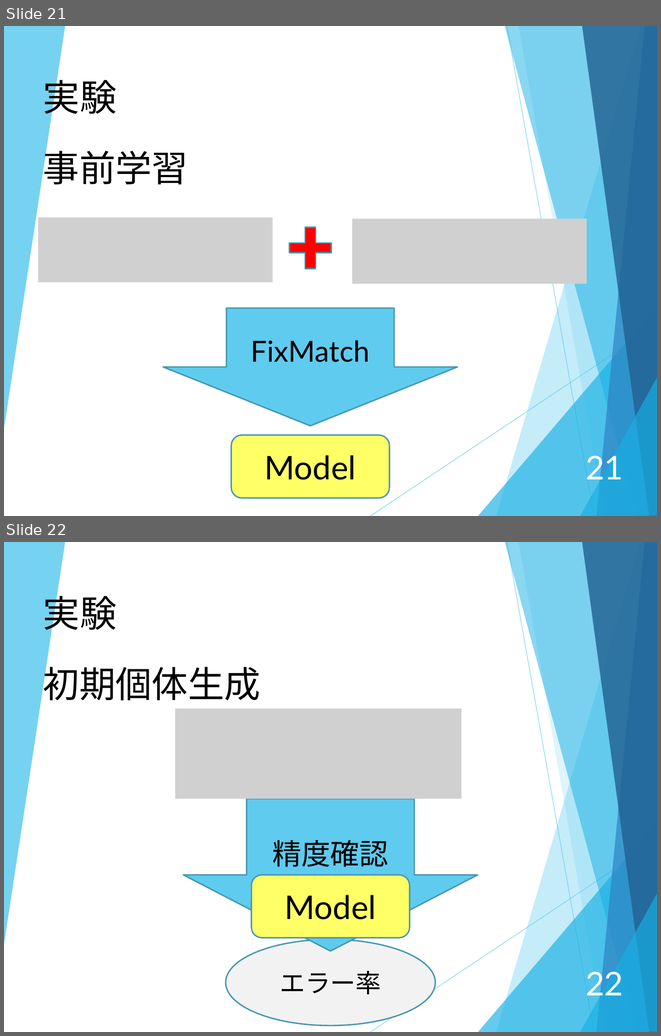
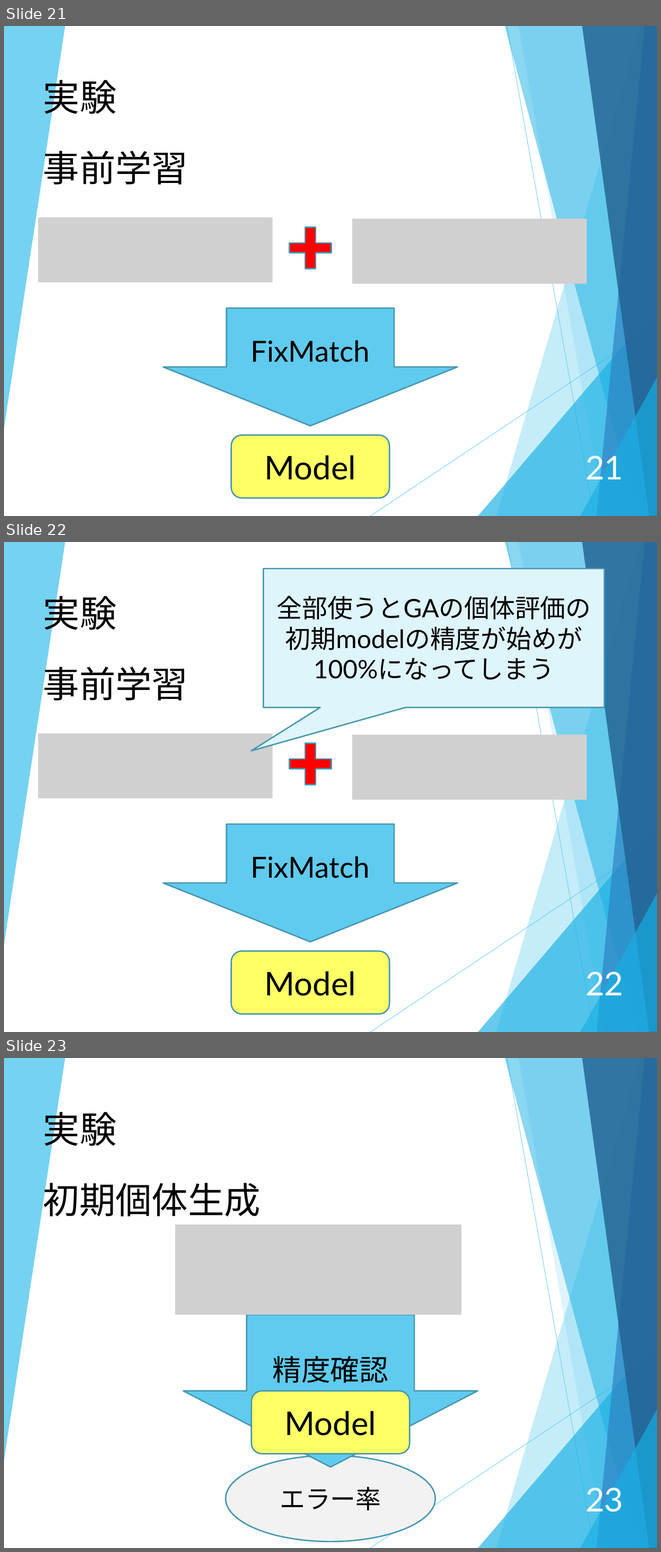
Before and after one commit to 1g-hub/hosokawa, a slide deck: prsn/2020_2nd/2020_2nd_hosokawa.pptx. Shown one above the other, each under a label of ours: slides 21 and 22 before the commit, slides 21, 22 and 23 after it. The pictures are 661x1036 and 661x1552 pixels, drawn with LibreOffice and Linux fonts; fonts in the diff are those of the drawing; grey boxes stand for pictures. Boxes give left, top, right and bottom in pixels: in the first picture for what was removed or moved away, otherwise in the second. Text is boxed around its words. In the diff, an @@ line names an element or a change of style, - is before the commit and + after.

```diff
--- a/prsn/2020_2nd/2020_2nd_hosokawa.pptx
+++ b/prsn/2020_2nd/2020_2nd_hosokawa.pptx
@@ slide 22 added at (4, 542, 657, 1032), background #FFFFFF; not listed: 10 template elements that a slide beside it also shows @@
@@ speech box added at (263, 569, 604, 707), fill #DFF5FC, outline #4696B1 1.5 pt, 28 pt, text #000000 @@
+全部使うとGAの個体評価の初期modelの精度が始めが100%になってしまう
@@ text added at (43, 590, 117, 636), 40.5 pt, text #000000 @@
+実験
@@ text added at (43, 660, 188, 700), 40 pt, text #000000 @@
+事前学習
@@ picture added at (38, 733, 272, 798) @@
@@ plus added at (289, 743, 331, 784), fill #FF0000, outline #4696B1 1.5 pt @@
@@ picture added at (352, 734, 586, 799) @@
@@ down arrow added at (164, 824, 458, 942), fill #5FCBEF, outline #4696B1 1.5 pt, 32 pt, text #000000 @@
+FixMatch
@@ rounded rectangle added at (231, 951, 389, 1014), fill #FFFF66, outline #4696B1 1.5 pt, 36 pt, text #000000 @@
+Model
@@ page number added at (585, 967, 623, 1002), 36 pt, text #FFFFFF @@
+22
@@ what was slide 22 is now slide 23 @@
@@ page number at (585, 1483, 623, 1518): text changed @@
-22
+23
```
Also in this commit, not shown: 3 slides changed, 1 other slide added.
